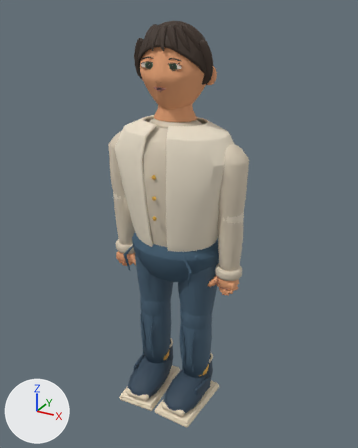
Before and after pictures for a commit that changed the Blender file models/atrium/residents/zhou.blend.
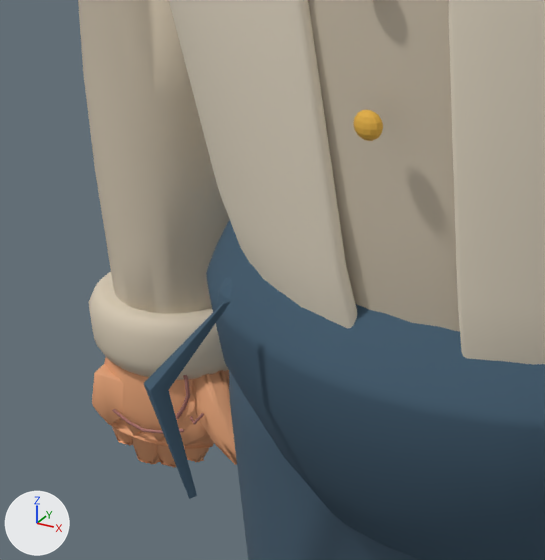
The first picture shows the older version from a camera (50 mm lens) standing at (0.958, -1.711, 1.74) and looking at (0.018, -0.001, 0.885). The close-ups show the older and then the newer version on the part from 29% to 50% of the width and 45% to 62% of the height of that picture. Only the edits that show in the close-ups are written down. The axes (+X, +Y, +Z) are drawn at lower left. The lights are the same throughout.

Names of what the first close-up shows: 'HipLoadFold_-1', 'SkinnedArticulationCore', 'SkirtHipFoundation', 'Small wood button', 'Soft wrap cardigan' and 2 more.
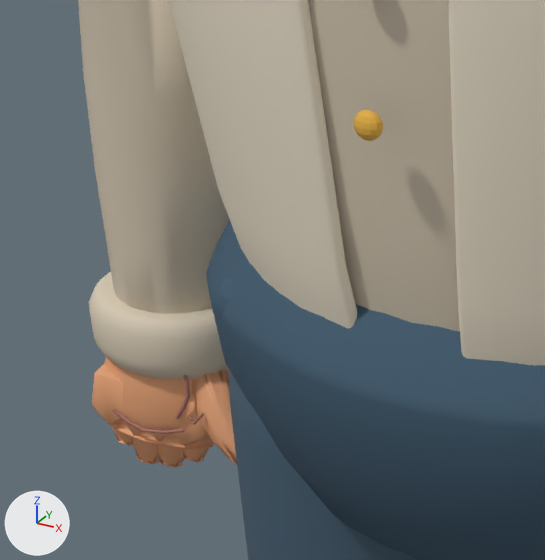
Location of each change, [x1, y1, x2, y2] in pixels of the close-ups (545 x 560 px):
'HipLoadFold_-1', deleted (dark blue)
    before: [144, 301, 231, 499]

Patch to the scene script:
```diff
--- a/models/atrium/residents/zhou.blend.py
+++ b/models/atrium/residents/zhou.blend.py
@@ ob_hiploadfold__1 @@
-ob_hiploadfold__1 = bpy.data.objects.new('HipLoadFold_-1', me_hiploadfold__1mesh)
-ob_hiploadfold__1.parent = ob_visualroot
-ob_hiploadfold__1.location = (0.0, 0.0, 0.0)
-_m = ob_hiploadfold__1.modifiers.new('Fabric fold softness', 'BEVEL')
-_m.width = 0.00064
-_m.width_pct = 0.00064
-_m.segments = 2
```
